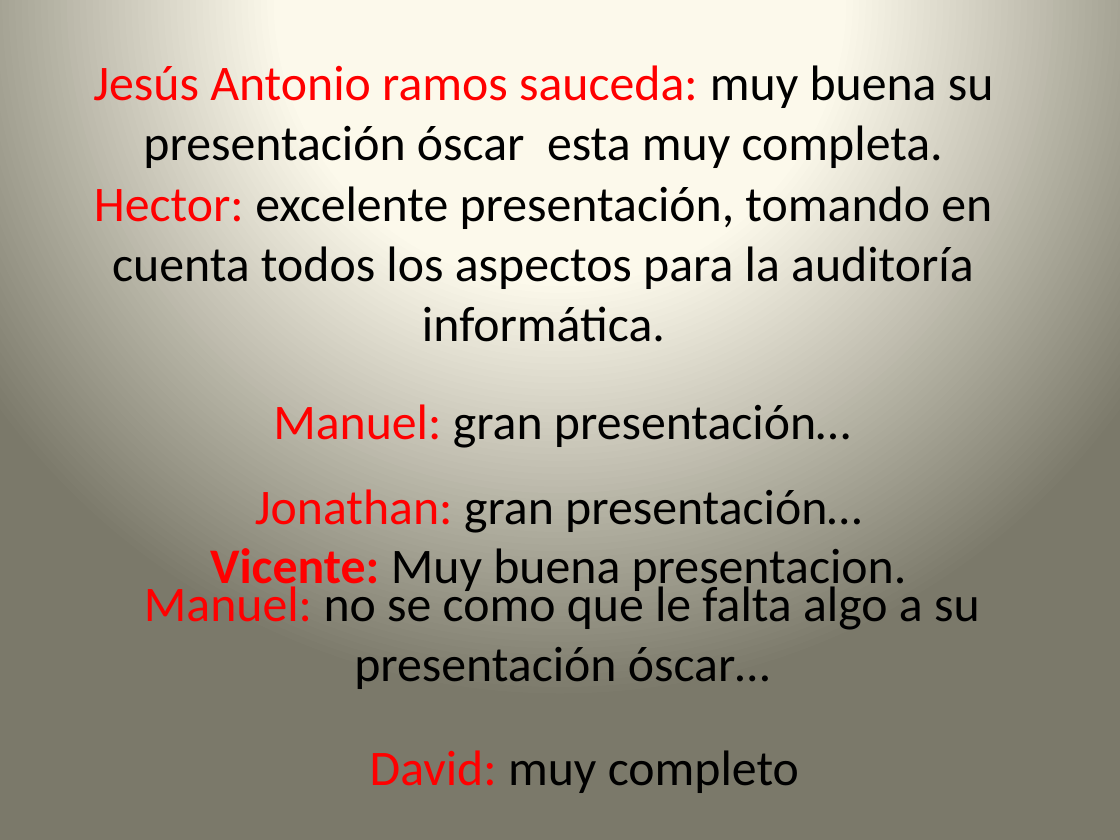
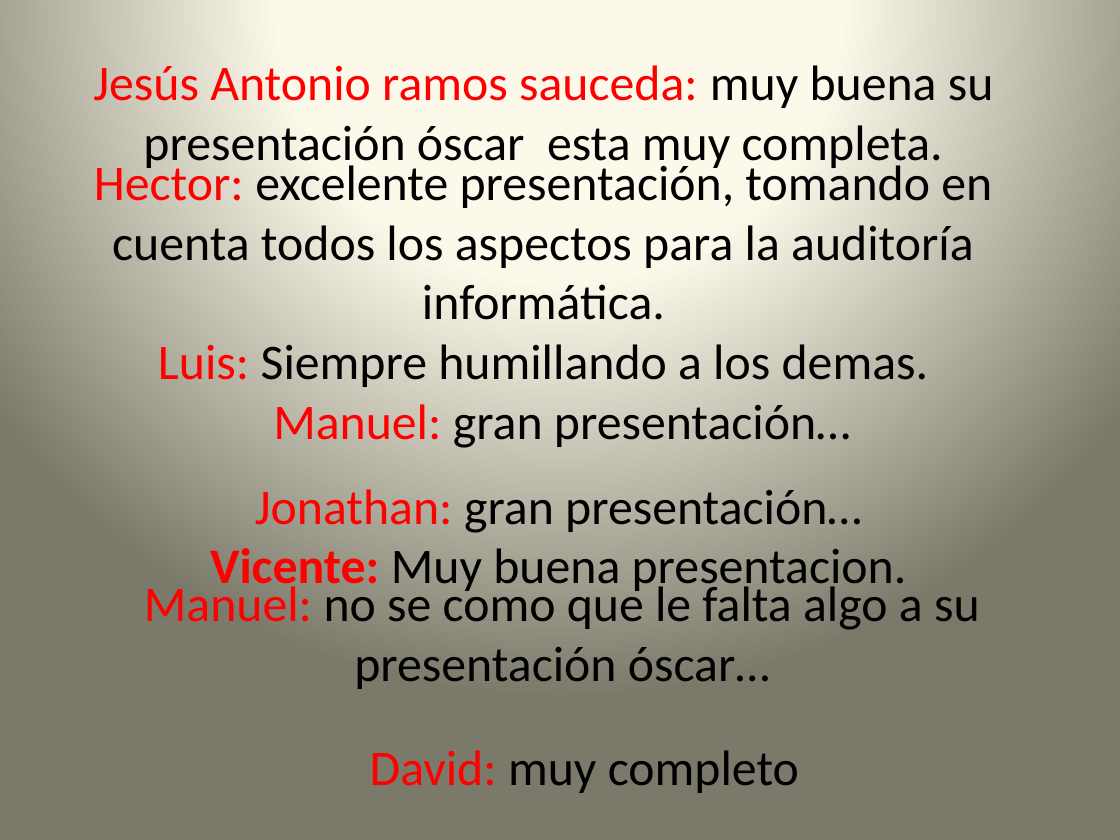
Before and after one commit to lc850/auditoria, a slide deck: slide 11 of OSCAR.pptx. Drawn at 1120x840 pixels with LibreOffice and Linux fonts; fonts in the diff are those of the drawing. Boxes give left, top, right and bottom in pixels: in the first picture for what was removed or moved away, otherwise in the second. Text is boxed around its words. In the diff, an @@ line names an element or a change of style, - is before the commit and + after.

Commit message:
Luis

```diff
--- a/OSCAR.pptx
+++ b/OSCAR.pptx
@@ text "Hector: excelente presentación, tomando en ...": place and size @@
-text "Hector: excelente presentación, tomando en ..." at bbox=[94, 186, 992, 342]
+text "Hector: excelente presentación, tomando en ..." at bbox=[94, 159, 992, 387]
@@ text at bbox=[158, 344, 929, 387]: paragraph added @@
+Luis: Siempre humillando a los demas.
```
